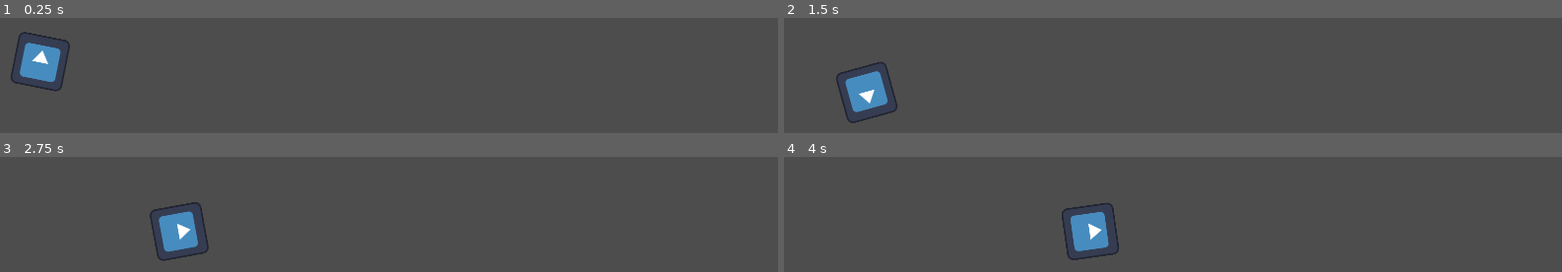
Above: before the commit, frames 1-4 (two rows, left to right).
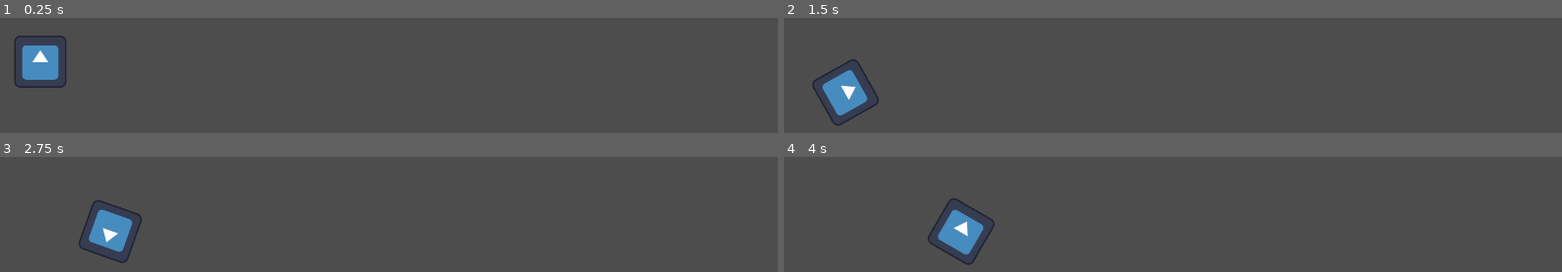
Above: after the commit, the same moments.

Repository: super-Colin/Hill-Drivers-Godot
Game: Godot game, scene res://game.tscn
Same seed, same stepped clock (60 frames per second), same inputs: the game is played once before the commit and once after it. The engine's default icon, where the game draws it, is replaced by a stand-in: a white triangle on a blue panel in a dark square.
Inputs:
- Up to frame 1 (0.25 s): no input
- Up to frame 2 (1.5 s): hold Space (Gas) 0.53-1.28 s; hold Shift (Reverse, bound only after the commit) from 1.28 s (still down); tap Space (Gas) at 1.35 s
- Up to frame 3 (2.75 s): release Shift (Reverse, bound only after the commit) at 2.03 s; hold Space (Gas) from 2.03 s (still down)
- Up to frame 4 (4 s): release Space (Gas) at 2.78 s; tap Space (Gas) at 2.85 s; hold Shift (Reverse, bound only after the commit) from 3.53 s (still down); hold Space (Gas) from 3.53 s (still down)

The runs differ from the first frame. In frame 1, 0.8% of the frame differs, in the area x 1-9%, y 11-65%; in frame 2, 2.6%; in frame 3, 3.7%, in the area x 10-27%, y 37-93%; in frame 4, 3.7%.

Commit message:
continous collision detection and input working... already!!!

Diff:
--- a/Car.gd
+++ b/Car.gd
@@ -14,6 +14,7 @@
 # Called when the node enters the scene tree for the first time.
 func _ready():
 	#add_constant_torque(100000.0)
+	can_sleep = false
 	pass # Replace with function body.
 
 
@@ -23,14 +24,22 @@
 
 
 func _physics_process(_delta):
+	print(_delta)
 	pass
 
 
 func _integrate_forces(state):
-	apply_torque(10000.0)
+	if Input.is_action_pressed("Gas"):
+		print("going forward")
+		state.apply_torque(getEngineInput())
+	#else: if Input.is_action_pressed("Reverse"):
+
+	#apply_torque(10000.0)
 	#print(state)
-	pass
 
+
+func getEngineInput()->float:
+	return 100.0 * enginePower
 
 
 
--- a/game.tscn
+++ b/game.tscn
@@ -1,10 +1,14 @@
-[gd_scene load_steps=4 format=3 uid="uid://dcue4apa6wu8t"]
+[gd_scene load_steps=5 format=3 uid="uid://dcue4apa6wu8t"]
 
 [ext_resource type="Script" path="res://game.gd" id="1_vb3r8"]
 [ext_resource type="PackedScene" uid="uid://bihbipx5ilscp" path="res://car.tscn" id="2_axb3p"]
 
 [sub_resource type="RectangleShape2D" id="RectangleShape2D_g8h5y"]
 size = Vector2(2238.5, 403)
+
+[sub_resource type="CapsuleShape2D" id="CapsuleShape2D_tng6c"]
+radius = 94.0
+height = 188.0
 
 [node name="Game" type="Node2D"]
 script = ExtResource("1_vb3r8")
@@ -27,3 +31,9 @@
 
 [node name="Car" parent="." instance=ExtResource("2_axb3p")]
 position = Vector2(120, 586)
+
+[node name="StaticBody2D2" type="StaticBody2D" parent="."]
+
+[node name="CollisionShape2D" type="CollisionShape2D" parent="StaticBody2D2"]
+position = Vector2(865, 744)
+shape = SubResource("CapsuleShape2D_tng6c")
--- a/project.godot
+++ b/project.godot
@@ -30,7 +30,7 @@
 , Object(InputEventJoypadMotion,"resource_local_to_scene":false,"resource_name":"","device":-1,"axis":0,"axis_value":1.0,"script":null)
 ]
 }
-Break={
+Reverse={
 "deadzone": 0.5,
 "events": [Object(InputEventKey,"resource_local_to_scene":false,"resource_name":"","device":-1,"window_id":0,"alt_press …(182 unchanged characters)…
 , Object(InputEventKey,"resource_local_to_scene":false,"resource_name":"","device":-1,"window_id":0,"alt_pressed":false,"shift_pressed":false,"ctrl_pressed":false,"meta_pressed":false,"pressed":false,"keycode":0,"physical_keycode":4194319,"key_label":0,"unicode":0,"echo":false,"script":null)
Not shown, added: car4B98.tmp
Not shown, added: car5D3B.tmp
